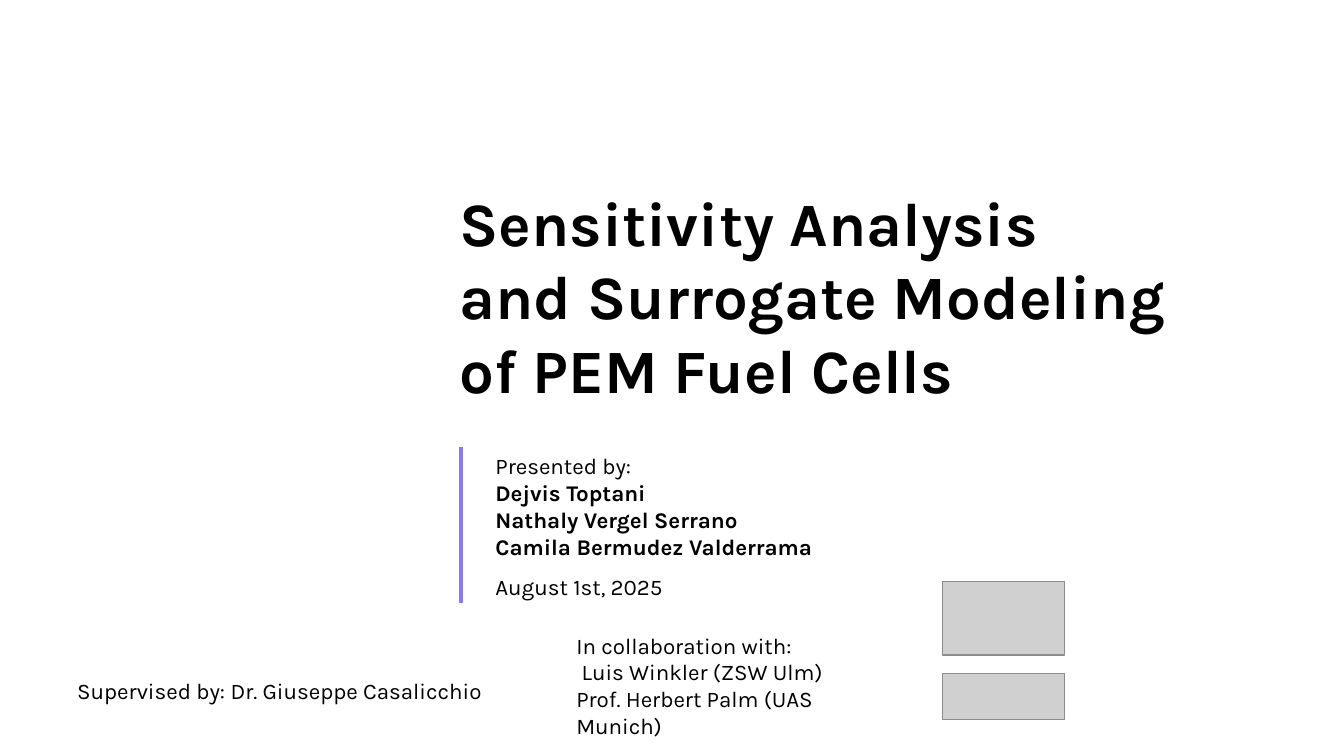
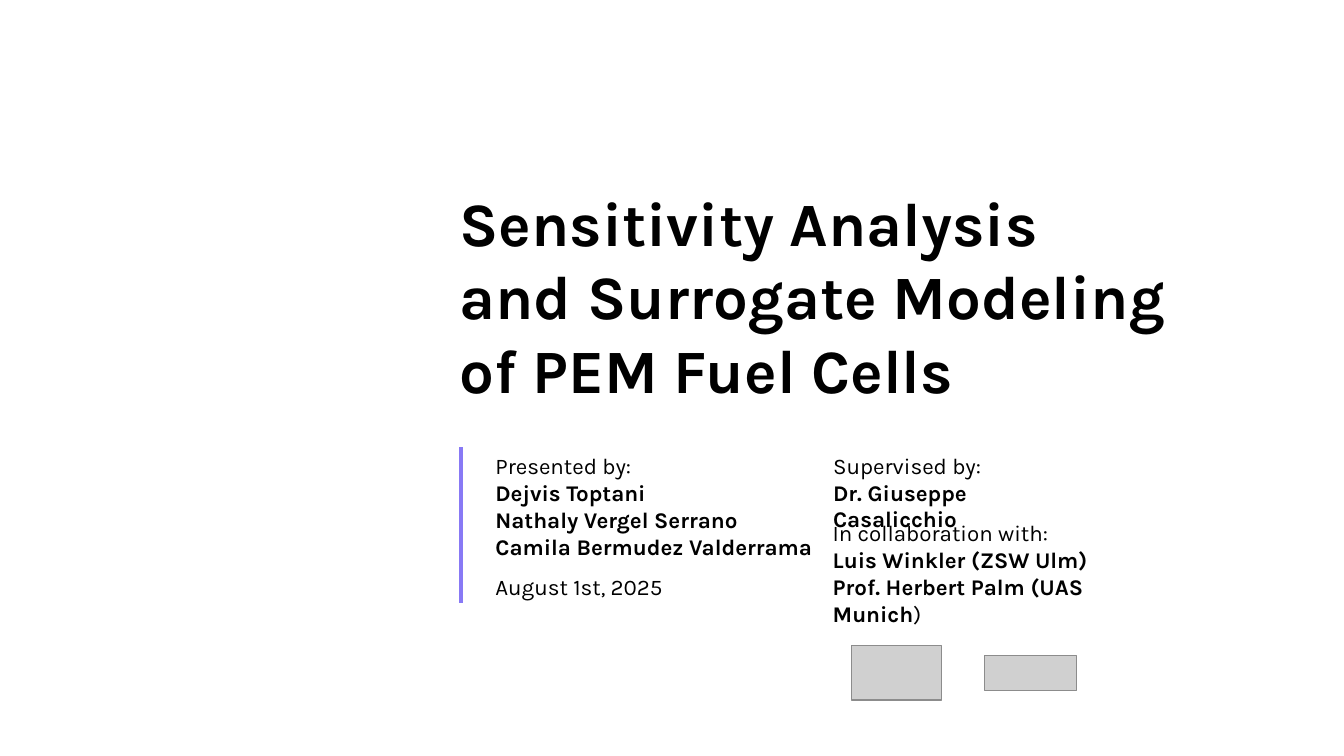
Before and after one commit to DejvisT/Sensitivity-Analysis-and-Surrogate-Modeling-of-PEM-Fuel-Cells, a slide deck: slide 1 of final_presentation_v1.pptx. Drawn at 1344x756 pixels with LibreOffice and Linux fonts; fonts in the diff are those of the drawing; grey boxes stand for pictures; background and template pictures are left out. Boxes give left, top, right and bottom in pixels: in the first picture for what was removed or moved away, otherwise in the second. Text is boxed around its words. In the diff, an @@ line names an element or a change of style, - is before the commit and + after.

```diff
--- a/final_presentation_v1.pptx
+++ b/final_presentation_v1.pptx
@@ text at <box>833,458,981,534</box>: text changed; bold on @@
-Supervised by: Dr. Giuseppe Casalicchio
+Supervised by:
+Dr. Giuseppe Casalicchio
@@ text "In collaboration with:": place and size @@
-text "In collaboration with:" at <box>576,638,823,710</box>
+text "In collaboration with:" at <box>833,521,1087,598</box>
@@ text at <box>833,551,1087,598</box>: bold on in "Luis Winkler (ZSW Ulm)", "Prof. Herbert Palm (UAS Munich)" @@
@@ picture: place and size @@
-picture at <box>943,582,1065,655</box>
+picture at <box>852,646,942,701</box>
@@ picture: place and size @@
-picture at <box>943,674,1065,720</box>
+picture at <box>985,655,1077,690</box>
```
Also in this commit, not shown: 11 other slides changed, 4 slides added, 1 slide removed.
